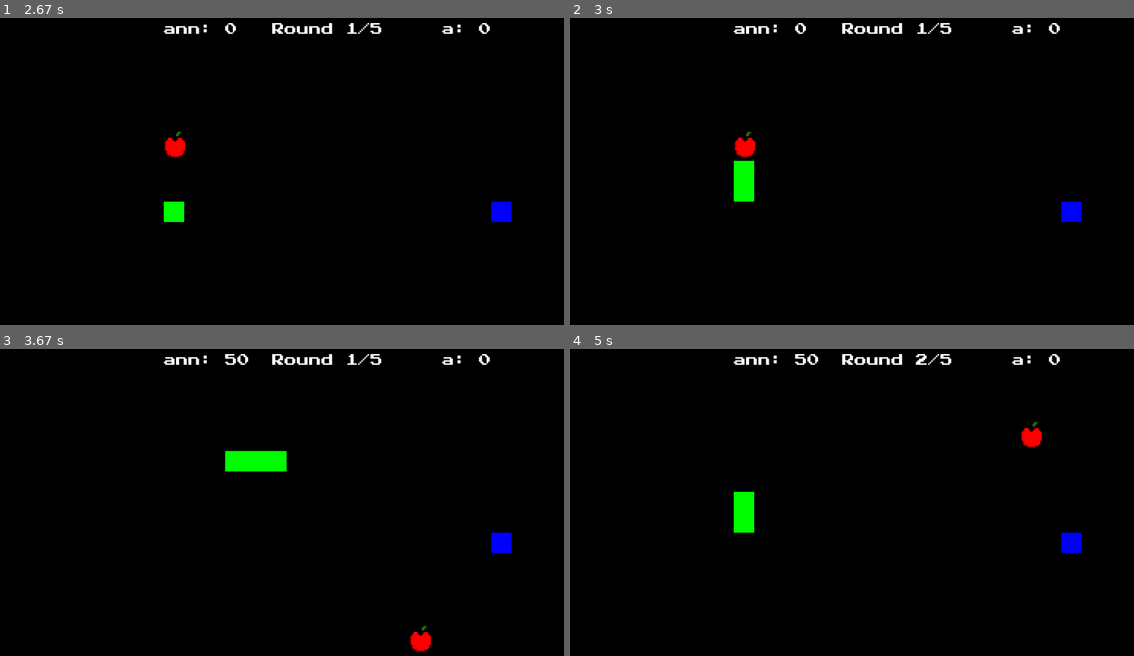
Above: before the commit, frames 1-4 (two rows, left to right).
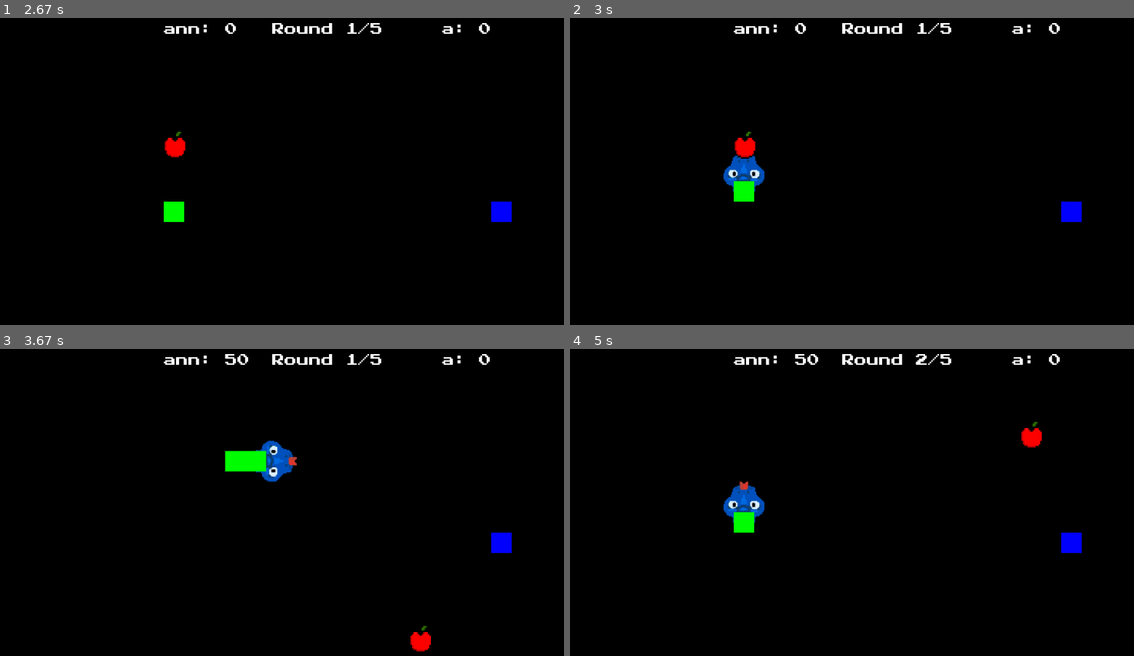
Above: after the commit, the same moments.

Repository: Rainbowmindd/PyGame-Snake
Game: pygame game, started from main.py
Same seed, same stepped clock (60 frames per second), same inputs: the game is played once before the commit and once after it.
Inputs:
- Up to frame 1 (2.67 s): type "an" at 0.33 s; type "n" at 0.73 s; tap Enter at 0.97, 1.53, 2.37 s; type "a" at 1.23 s
- Up to frame 2 (3 s): tap Up at 2.77 s
- Up to frame 3 (3.67 s): tap Right at 3.17 s; tap Up at 3.63 s
- Up to frame 4 (5 s): tap Up at 4.77 s

Frame 1 is identical in both runs. In frame 2, 0.5% of the frame differs, in the area x 27-35%, y 44-57%; in frame 3, 0.6%, in the area x 45-53%, y 29-44%; in frame 4, 0.6%.

Commit message:
added head of the blue snake sprite

Diff:
--- a/game.py
+++ b/game.py
@@ -56,14 +56,14 @@
             pygame.K_DOWN: DOWN,
             pygame.K_LEFT: LEFT,
             pygame.K_RIGHT: RIGHT
-        }, self.player1_name)
+        }, self.player1_name,'assets/sprites/snake_sprite/snake_head')
 
         self.snake2 = Snake(BLUE, ((3*self.GRID_WIDTH//4)*self.GRID_SIZE, (self.GRID_HEIGHT//2)*self.GRID_SIZE), {
             pygame.K_w: UP,
             pygame.K_s: DOWN,
             pygame.K_a: LEFT,
             pygame.K_d: RIGHT
-        }, self.player2_name)
+        }, self.player2_name ,'assets/sprites/snake_sprite/snake_head')
 
         self.snake1.width = self.WIDTH
         self.snake1.height = self.HEIGHT
--- a/snake.py
+++ b/snake.py
@@ -1,8 +1,9 @@
 import pygame
 from settings import GRID_SIZE
+import os
 
 class Snake:
-    def __init__(self, color, start_pos, controls, player_name):
+    def __init__(self, color, start_pos, controls, player_name, head_sprites_folder):
         self.body = [start_pos]
         self.direction = None
         self.grow = False
@@ -13,6 +14,18 @@
         self.player_name = player_name
         self.width = 800
         self.height = 600
+
+        self.head_sprites = {}
+        directions = ['up', 'down', 'left', 'right']
+        for direction in directions:
+            try:
+                sprite_path = os.path.join(head_sprites_folder, f'head_{direction}40.png')
+                sprite = pygame.image.load(sprite_path).convert_alpha()
+                scaled_size = int(GRID_SIZE * 2)
+                sprite = pygame.transform.scale(sprite, (scaled_size, scaled_size))
+                self.head_sprites[direction] = sprite
+            except Exception as e:
+                print(f"Error loading {direction} head sprite: {e}")
 
     def reset(self, start_pos):
         self.body = [start_pos]
@@ -46,7 +59,6 @@
                 self.can_move = True
 
     def check_collision(self):
-
         if not self.body:
             return False
 
@@ -70,5 +82,25 @@
         self.score += points
 
     def draw(self, display):
-        for segment in self.body:
-            pygame.draw.rect(display, self.color, (segment[0], segment[1], GRID_SIZE, GRID_SIZE))
+        for i, segment in enumerate(self.body):
+            if i == 0 and self.direction:
+                scaled_size = int(GRID_SIZE * 2)
+                offset = (scaled_size - GRID_SIZE) // 2
+
+                if self.direction == (0, -GRID_SIZE):
+                    head_sprite = self.head_sprites.get('up')
+                elif self.direction == (0, GRID_SIZE):
+                    head_sprite = self.head_sprites.get('down')
+                elif self.direction == (-GRID_SIZE, 0):
+                    head_sprite = self.head_sprites.get('left')
+                elif self.direction == (GRID_SIZE, 0):
+                    head_sprite = self.head_sprites.get('right')
+                else:
+                    head_sprite = None
+
+                if head_sprite:
+                    display.blit(head_sprite, (segment[0] - offset, segment[1] - offset))
+                else:
+                    pygame.draw.rect(display, self.color, (segment[0], segment[1], GRID_SIZE, GRID_SIZE))
+            else:
+                pygame.draw.rect(display, self.color, (segment[0], segment[1], GRID_SIZE, GRID_SIZE))
Binary file added: assets/sprites/snake_sprite/snake_head/head_down40.png
Binary file added: assets/sprites/snake_sprite/snake_head/head_left40.png
Binary file added: assets/sprites/snake_sprite/snake_head/head_right40.png
Binary file added: assets/sprites/snake_sprite/snake_head/head_up40.png
